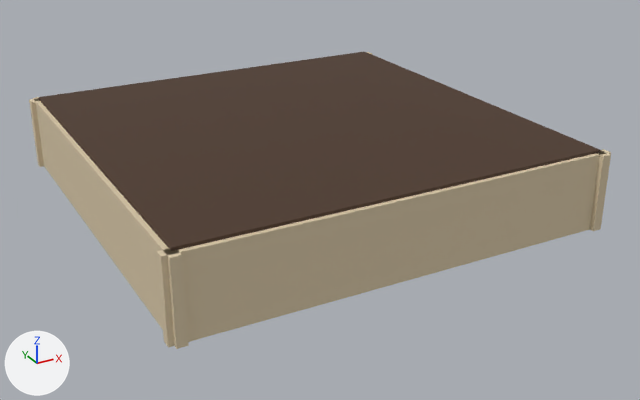
Two versions of the glTF model models/elixir.glb, one commit apart.
One viewpoint serves both versions: a camera (50 mm lens) standing at (-41.1, -80.1, 38.6) and looking at (1.4, -2.8, -0.1). Lighting does not change. The marker at lower left points along +X, +Y and +Z. The older version comes first. Where no turn or scale is listed for an object, it has been applied to the vertices. Vertices at exactly the same position are counted once.

Objects in the first picture: 'ceiling', 'wall'.
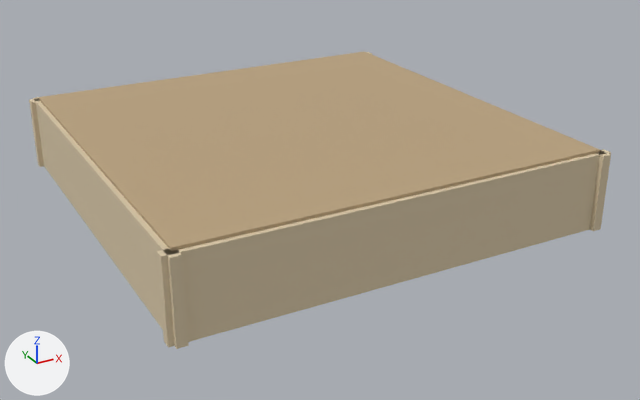
The change, as a list of edits to the scene's bpy script:
```text
Add mat_ceil:
    mat_ceil = principled_material('ceil')
    mat_ceil.base_color = (0.485, 0.361, 0.212)  # beige #b9a27f
    mat_ceil.roughness = 0.95
Change me_cube_055:
    used by ob_ceiling; location = (0.0, 0.0, 0.0)
    remove me_cube_055.from_pydata(...)  # 128 vertices, 192 faces; spans x -22.0..22.0, y -22.0..22.0, z 7.3..8.3
    add me_cube_055.from_pydata(...)  # 8 vertices, 12 faces; spans x -22.0..22.0, y -22.0..22.0, z 8.0..8.3
    me_cube_055 part 1: 12 faces spanning x -22.0..22.0, y -22.0..22.0, z 8.0..8.3 switch from mat_beam (brown #4a3322) to mat_ceil (beige #b9a27f)
    edits to the shape of me_cube_055 do not show in these pictures
```

Boxes (x1, y1, x2, y2) around the edits, measured in the pictures (640 x 400 px):
part 1 of me_cube_055, recoloured (brown to beige)
    both: (39, 51, 600, 251)
